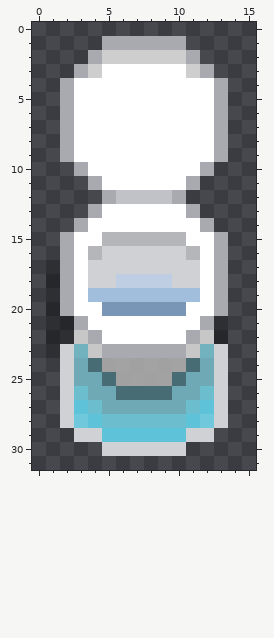
Pixel-art sprite, stored at Assets/Sprites/Home/Furniture/Bathroom/toilet.png. The picture above was drawn from the file before the commit.
The file is 16x32 pixels. Colours within 5 levels of each other are drawn and written as one.
New version:
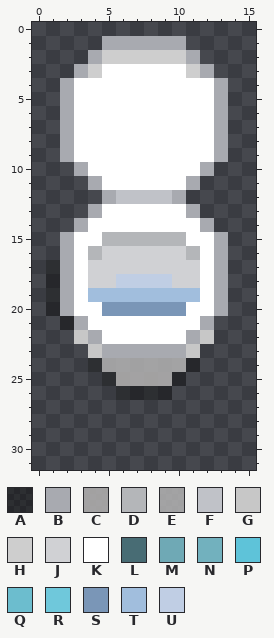
Palette (. is transparent): A #0404045f  B #a8aab0  C #afadade3  D #b4b6b9  E #b9b9b9ce  F #c0c2c8  G #c7c7c7  H #cecece  J #d0d1d4  K #ffffff  L #486c74  M #6fa9b5  N #72b1be  P #5ec3d9  Q #6cbdce  R #6fc8db  S #7a96b7  T #a1bedd  U #c0cee4
Change:
y 21: x 1 A -> .; x 13 A -> .
y 22: x 1..2 AA -> ..; x 13 A -> .
y 23: x 1..3 AJN -> ...; x 12..13 NJ -> ..
y 24: x 2..4 JML -> ..A; x 11..13 LMJ -> A..
y 25: x 2..5 JMML -> ...A; x 10..13 LMMJ -> A...
y 26: x 2..13 JQMMLLLLMMQJ -> ....AAAA....
y 27: x 2..13 JPQMMMMMMQPJ -> ............
y 28: x 2..13 JRPQQQQQQPRJ -> ............
y 29: x 3..12 JJPPPPPPJJ -> ..........
y 30: x 5..10 JJJJJJ -> ......
Pixel boxes of the changes (left, top, right, bottom) in both pictures:
changed: (46, 316, 228, 456)
